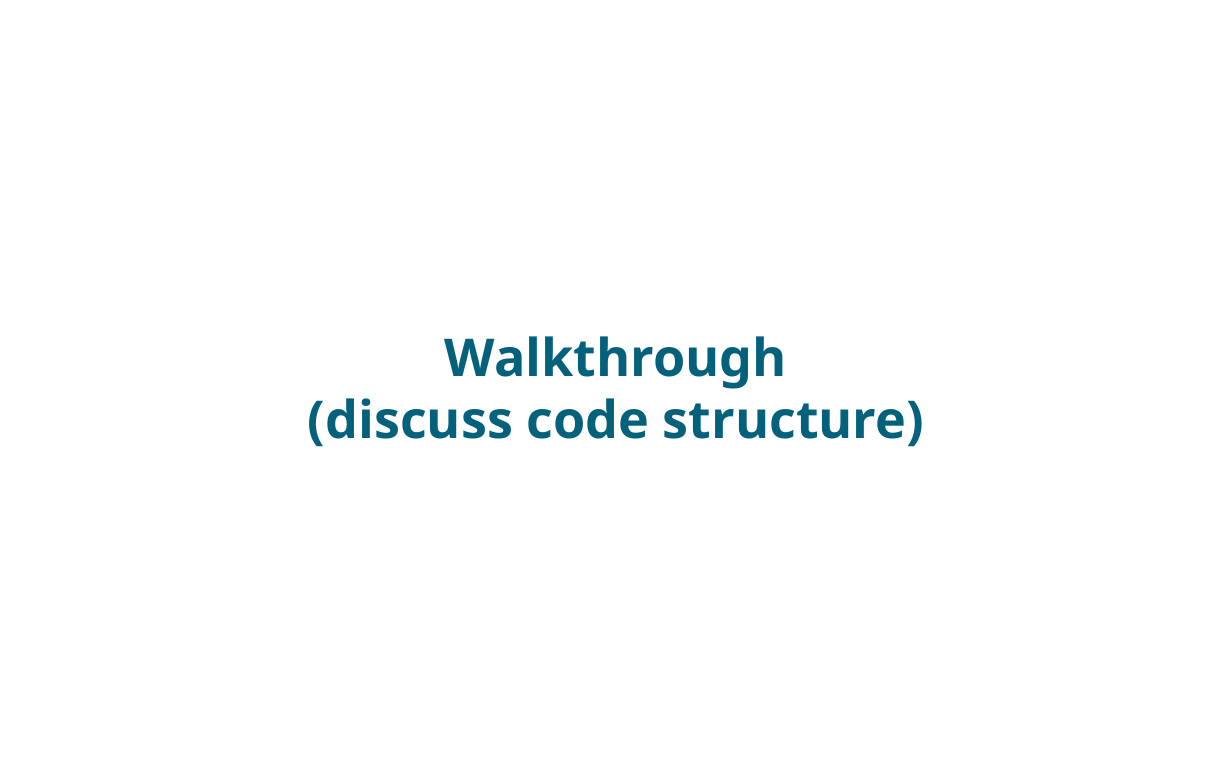
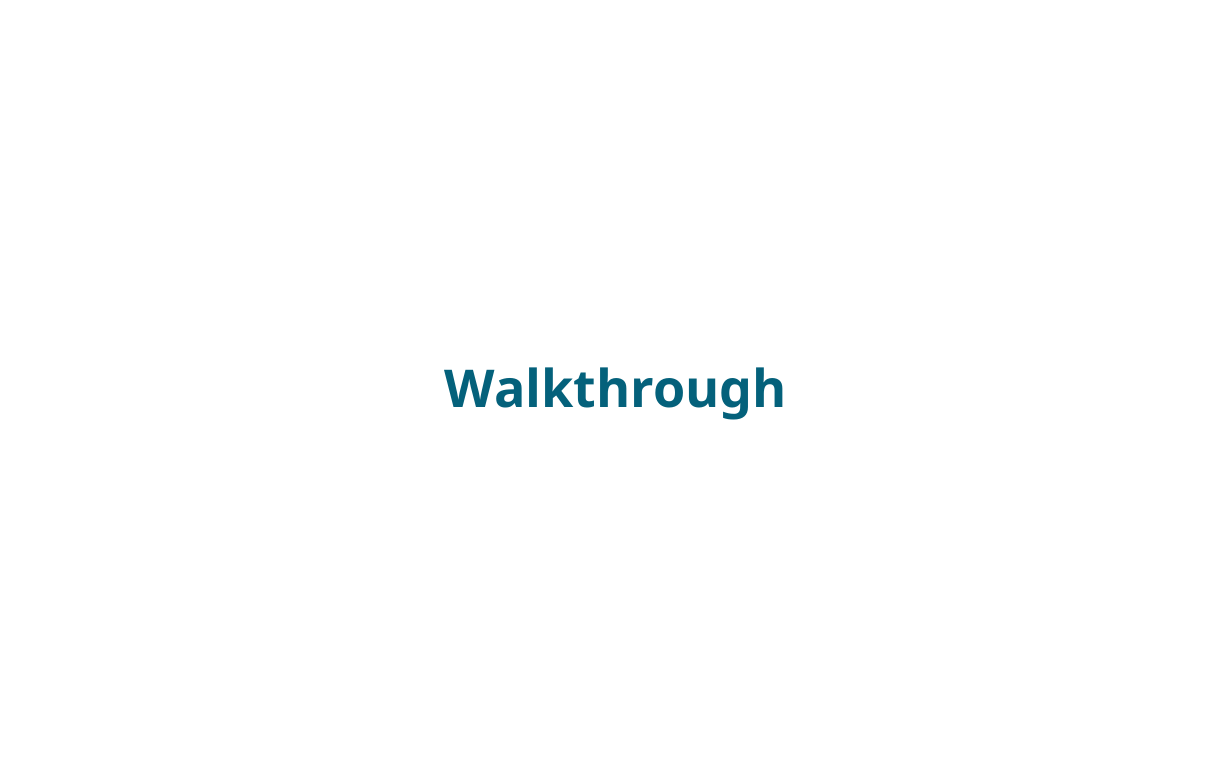
Before and after one commit to theandrewfulton/terminal-app, a slide deck: slide 9 of ppt/Presentation.odp. Drawn at 1232x776 pixels with LibreOffice and Linux fonts; fonts in the diff are those of the drawing; background and template pictures are left out. Boxes give left, top, right and bottom in pixels: in the first picture for what was removed or moved away, otherwise in the second. Text is boxed around its words. In the diff, an @@ line names an element or a change of style, - is before the commit and + after.

```diff
--- a/ppt/Presentation.odp
+++ b/ppt/Presentation.odp
@@ subtitle at [308, 398, 924, 447]: paragraph removed @@
-(discuss code structure)
```
Also in this commit, not shown: 3 other files.
